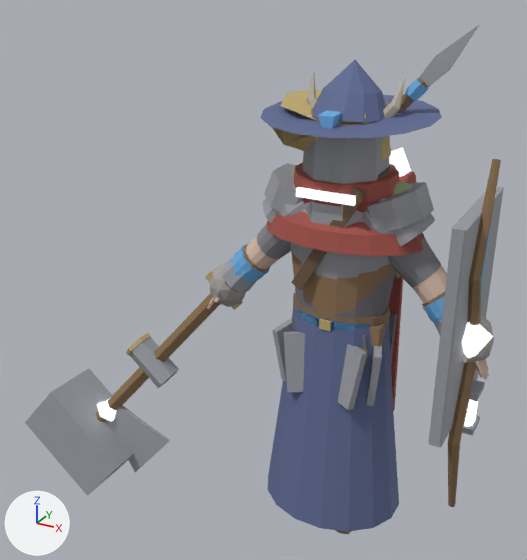
An edit to the glTF model art/creator/humanoid_slim/export/humanoid_slim_feminine.glb, drawn before and after from the same camera.
The view is the same before and after, from a 50 mm lens placed at (1.05, -2.59, 2.39), pointed at (-0.43, 0.1, 1.04). Every picture has the same lights, and +X, +Y and +Z are marked at lower left. The first picture is the older version. Vertices at exactly the same position are counted once.

Before the edit, the objects in view are built like this:
```python
me_humanoid_slim_feminine = bpy.data.meshes.new('humanoid_slim_feminine')
me_humanoid_slim_feminine.from_pydata(...)  # 4946 vertices, 9468 faces; spans x -0.64..0.64, y -0.16..0.15, z 0.0..1.85
# faces by material slot: [4148, 4872, 448]
me_humanoid_slim_feminine.materials.append(mat_skin)
me_humanoid_slim_feminine.materials.append(mat_cloth)
me_humanoid_slim_feminine.materials.append(mat_accent)
me_part_back_cape = bpy.data.meshes.new('part.back.cape')
me_part_back_cape.from_pydata(...)  # 8 vertices, 12 faces; spans x -0.23..0.23, y 0.105..0.232, z 0.528..1.475
me_part_back_cape.materials.append(mat_cloth)
me_part_head_great_helm = bpy.data.meshes.new('part.head.great_helm')
me_part_head_great_helm.from_pydata(...)  # 32 vertices, 52 faces; spans x -0.164..0.164, y -0.218..0.167, z 1.4..1.905
# faces by material slot: [28, 12, 12]
me_part_head_great_helm.materials.append(mat_metal)
me_part_head_great_helm.materials.append(mat_emissive)
me_part_head_great_helm.materials.append(mat_accent)
ob_humanoid_slim_feminine_001 = bpy.data.objects.new('humanoid_slim_feminine.001', me_humanoid_slim_feminine)
ob_humanoid_slim_feminine_001.location = (0.0, 0.0, 0.0)
ob_part_back_cape = bpy.data.objects.new('part.back.cape', me_part_back_cape)
ob_part_back_cape.location = (0.0, 0.0, 0.0)
ob_part_head_great_helm = bpy.data.objects.new('part.head.great_helm', me_part_head_great_helm)
ob_part_head_great_helm.location = (0.0, 0.0, 0.0)
# also in view: 'part.torso.breastplate' at (0.0, 0.0, 1.28); 'part.offhand.bow' at (0.57, -0.09, 1.01); 'part.torso.jerkin' at (0.0, -0.01, 1.35); 'part.offhand.orb' at (0.57, -0.09, 1.09); 'part.weapon.maul' at (-1.02, -0.13, 0.5)
```
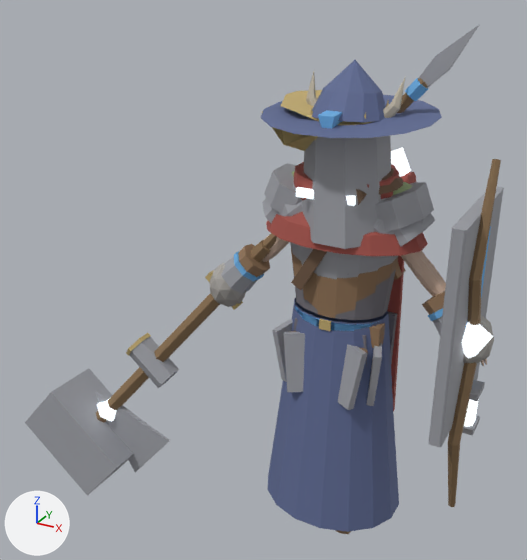
What differs and where, as boxes (x1, y1, x2, y2) in the pictures (527 x 560 px; the box of a moved part takes in the faces that stretch with it):
'part.head.great_helm', reshaped
    before: (296, 110, 390, 228)
    after: (296, 110, 391, 249)
'humanoid_slim_feminine.001', reshaped (mostly hidden)
    before: (207, 225, 489, 532)
    after: (263, 236, 487, 366)
part 1 of me_humanoid_slim_feminine, deleted
    before: (479, 361, 488, 380)
part 2 of me_humanoid_slim_feminine, deleted
    before: (207, 298, 215, 310)
part 3 of me_humanoid_slim_feminine, deleted
    before: (474, 361, 484, 378)
part 4 of me_humanoid_slim_feminine, moved or reshaped (mostly hidden)
    before: (214, 225, 489, 376)
    after: (263, 236, 487, 366)
part 5 of me_part_head_great_helm, moved or reshaped (mostly hidden)
    before: (303, 143, 313, 174)
    after: (302, 141, 314, 214)
part 6 of me_part_head_great_helm, moved or reshaped
    before: (305, 137, 341, 223)
    after: (304, 137, 342, 242)
part 7 of me_part_head_great_helm, moved or reshaped
    before: (316, 138, 372, 228)
    after: (313, 138, 372, 249)
part 8 of me_part_head_great_helm, moved or reshaped
    before: (347, 136, 388, 226)
    after: (345, 136, 388, 249)
part 9 of me_part_head_great_helm, moved or reshaped (mostly hidden)
    before: (384, 136, 390, 170)
    after: (385, 136, 391, 176)
'part.face.scarf', unchanged, covered by the edit
    before: (293, 162, 400, 213)
    after: (293, 162, 399, 201)

The change in detail:
me_humanoid_slim_feminine is used by ob_humanoid_slim_feminine_001; location (0.0, 0.0, 0.0).
me_humanoid_slim_feminine had 4946 vertices, 9468 faces and spanned x -0.64..0.64, y -0.16..0.15, z 0.0..1.85.
me_humanoid_slim_feminine now has 4079 vertices, 7858 faces and spans x -0.62..0.62, y -0.16..0.15, z 0.0..1.85.
me_humanoid_slim_feminine part 1: the loose piece of 15 vertices spanning x 0.58..0.64, y -0.05..-0.02, z 0.9..0.99 is deleted.
me_humanoid_slim_feminine part 2: the loose piece of 15 vertices spanning x -0.63..-0.58, y -0.07..-0.04, z 0.92..0.99 is deleted.
me_humanoid_slim_feminine part 3: the loose piece of 15 vertices spanning x 0.58..0.63, y -0.07..-0.04, z 0.92..0.99 is deleted.
me_humanoid_slim_feminine part 4: 29 vertices moved from x -0.62..0.62, y -0.13..0.11, z 0.87..1.43 to x -0.61..0.61, y -0.13..0.11, z 0.87..1.43; 2955 vertices removed from x -0.64..0.64, y -0.16..0.15, z 0.0..1.67; 2148 vertices added at x -0.62..0.62, y -0.15..0.14, z 0.0..1.57.
Other edits to the shape of me_humanoid_slim_feminine do not show in these pictures.
me_humanoid_slim_feminine no longer uses material mat_accent.
me_part_head_great_helm is used by ob_part_head_great_helm; location (0.0, 0.0, 0.0).
me_part_head_great_helm had 32 vertices, 52 faces and spanned x -0.164..0.164, y -0.218..0.167, z 1.4..1.905.
me_part_head_great_helm now has 32 vertices, 52 faces and spans x -0.138..0.2, y -0.228..0.167, z 1.405..1.905.
me_part_head_great_helm part 5: the 1 vertex in x -0.164, y -0.072, z 1.405 is moved by (0.036, -0.055, 0.005).
me_part_head_great_helm part 6: the 1 vertex in x -0.065, y -0.173, z 1.4 is moved by (0.036, -0.055, 0.005).
me_part_head_great_helm part 7: the 1 vertex in x 0.065, y -0.173, z 1.4 is moved by (0.036, -0.055, 0.005).
me_part_head_great_helm part 8: the 1 vertex in x 0.164, y -0.072, z 1.405 is moved by (0.036, -0.055, 0.005).
me_part_head_great_helm part 9: the 1 vertex in x 0.162, y 0.069, z 1.414 is moved by (0.036, -0.055, 0.005).
Other edits to the shape of me_part_head_great_helm do not show in these pictures.
